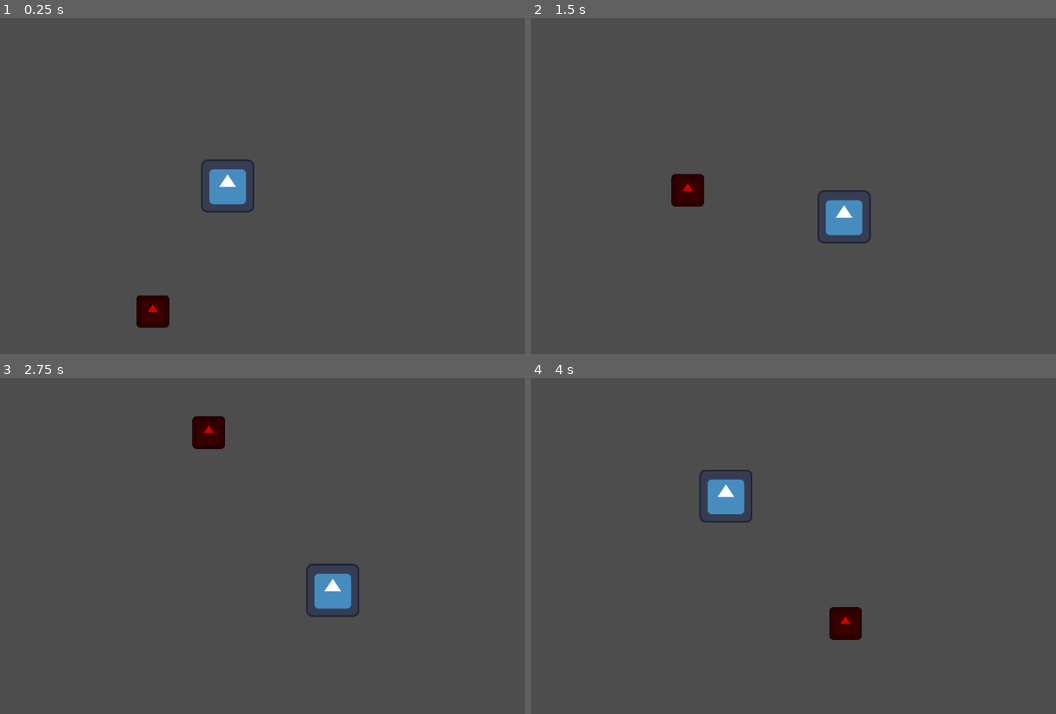
Above: before the commit, frames 1-4 (two rows, left to right).
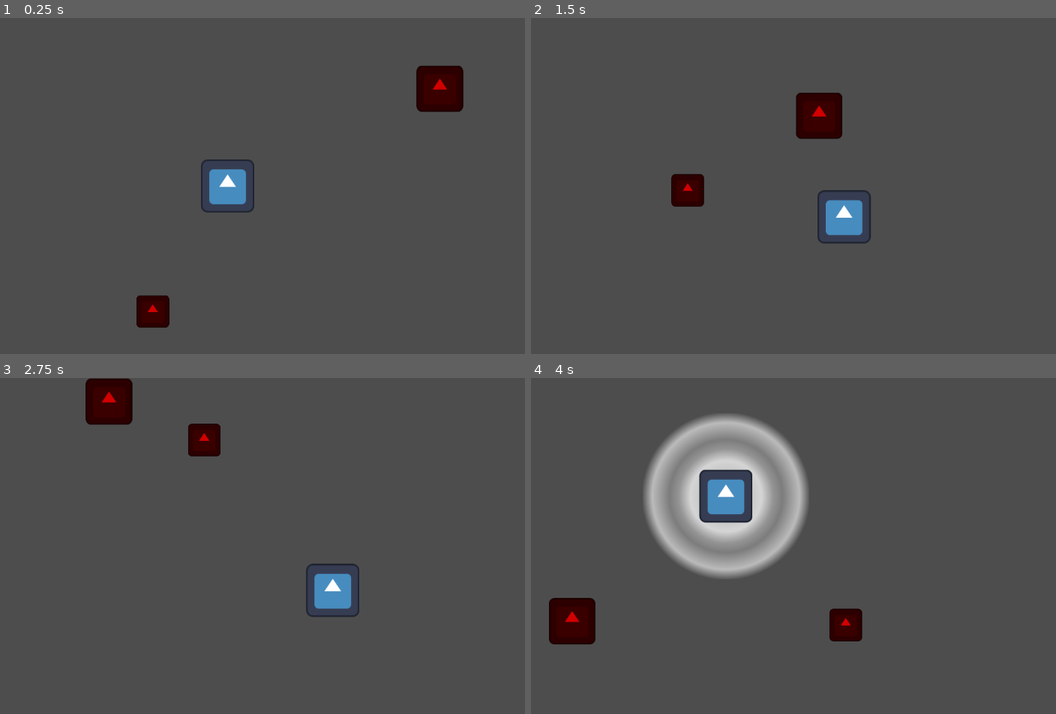
Above: after the commit, the same moments.

Repository: buysnoah/game-off-2025
Game: Godot game, scene res://scenes/main.tscn
Same seed, same stepped clock (60 frames per second), same inputs: the game is played once before the commit and once after it. The engine's default icon, where the game draws it, is replaced by a stand-in: a white triangle on a blue panel in a dark square.
Inputs:
- Up to frame 1 (0.25 s): no input
- Up to frame 2 (1.5 s): hold D (move_right) 0.53-1.28 s; hold S (move_down) from 1.28 s (still down)
- Up to frame 3 (2.75 s): release S (move_down) at 2.03 s; hold D (move_right) from 2.03 s (still down)
- Up to frame 4 (4 s): release D (move_right) at 2.78 s; hold W (move_up) 2.78-3.53 s; hold A (move_left) from 3.53 s (still down)

The runs differ from the first frame. In frame 1, 1.2% of the frame differs, in the area x 79-89%, y 14-29%; in frame 2, 1.2%; in frame 3, 1.7%; in frame 4, 12%, in the area x 3-64%, y 10-80%.

Commit message:
Add clap attack and death signals

Diff:
--- /dev/null
+++ b/scenes/clap_attack.tscn
@@ -0,0 +1,39 @@
+[gd_scene load_steps=5 format=3 uid="uid://c1lc1rf4v3yn6"]
+
+[ext_resource type="Script" uid="uid://bwvevojjxub4s" path="res://scripts/clap_attack.gd" id="1_3v0jj"]
+
+[sub_resource type="CircleShape2D" id="CircleShape2D_3v0jj"]
+radius = 200.0
+
+[sub_resource type="Gradient" id="Gradient_3v0jj"]
+offsets = PackedFloat32Array(0, 1e-05, 0.17682926, 0.30487806, 0.40243903, 0.4817073, 0.6280488, 0.7195122)
+colors = PackedColorArray(1, 1, 1, 1, 1, 1, 1, 1, 1, 1, 1, 0.654902, 1, 1, 1, 0.76862746, 1, 1, 1, 0.40784314, 1, 1, 1, 0.27058825, 1, 1, 1, 0.62352943, 1, 1, 1, 0)
+
+[sub_resource type="GradientTexture2D" id="GradientTexture2D_xut01"]
+gradient = SubResource("Gradient_3v0jj")
+width = 400
+height = 400
+fill = 1
+fill_from = Vector2(0.5, 0.5)
+fill_to = Vector2(1, 1)
+
+[node name="ClapAttack" type="Node2D"]
+z_index = -1
+script = ExtResource("1_3v0jj")
+
+[node name="Timer" type="Timer" parent="."]
+autostart = true
+
+[node name="Area2D" type="Area2D" parent="."]
+collision_layer = 0
+collision_mask = 2
+
+[node name="CollisionShape2D" type="CollisionShape2D" parent="Area2D"]
+shape = SubResource("CircleShape2D_3v0jj")
+debug_color = Color(0.6755801, 0.49191332, 0.3420816, 0.41960785)
+
+[node name="Sprite2D" type="Sprite2D" parent="."]
+visible = false
+texture = SubResource("GradientTexture2D_xut01")
+
+[connection signal="timeout" from="Timer" to="." method="_on_timer_timeout"]
--- a/scenes/enemy.tscn
+++ b/scenes/enemy.tscn
@@ -1,7 +1,7 @@
 [gd_scene load_steps=5 format=3 uid="uid://djpoox2uewv4j"]
 
 [ext_resource type="Texture2D" uid="uid://cmyyciyif42af" path="res://icon.svg" id="1_7k104"]
-[ext_resource type="Script" uid="uid://blglbcyetgkvb" path="res://scenes/enemy.gd" id="1_md0e3"]
+[ext_resource type="Script" uid="uid://blglbcyetgkvb" path="res://scripts/enemy.gd" id="1_md0e3"]
 
 [sub_resource type="CircleShape2D" id="CircleShape2D_4gyqm"]
 radius = 42.0
--- a/scenes/main.tscn
+++ b/scenes/main.tscn
@@ -1,13 +1,29 @@
-[gd_scene load_steps=3 format=3 uid="uid://12pq3vl503f4"]
+[gd_scene load_steps=4 format=3 uid="uid://12pq3vl503f4"]
 
 [ext_resource type="PackedScene" uid="uid://blppn7t57n4vd" path="res://scenes/player.tscn" id="1_o5qli"]
+[ext_resource type="Script" uid="uid://ddvenhbhco2fi" path="res://scripts/main.gd" id="1_sugp2"]
 [ext_resource type="PackedScene" uid="uid://djpoox2uewv4j" path="res://scenes/enemy.tscn" id="2_0wfyh"]
 
-[node name="Main" type="Node"]
+[node name="Main" type="Node" node_paths=PackedStringArray("camera")]
+script = ExtResource("1_sugp2")
+camera = NodePath("Camera2D")
 
 [node name="Player" parent="." instance=ExtResource("1_o5qli")]
 
-[node name="Camera2D" type="Camera2D" parent="Player"]
+[node name="Enemy2" parent="." node_paths=PackedStringArray("TARGET") instance=ExtResource("2_0wfyh")]
+position = Vector2(-151.00005, 254)
+scale = Vector2(0.7, 0.7)
+TARGET = NodePath("../Player")
+
+[node name="Enemy" parent="." node_paths=PackedStringArray("TARGET") instance=ExtResource("2_0wfyh")]
+position = Vector2(411.00006, -189.00002)
+TARGET = NodePath("../Player")
+SPEED = 1000.0
+MOVEMENT_RIGIDITY = 0.1
+MOVEMENT_FLOAT = 4
+
+[node name="Camera2D" type="Camera2D" parent="."]
+scale = Vector2(0.7999999, 0.7999999)
 position_smoothing_enabled = true
 drag_horizontal_enabled = true
 drag_vertical_enabled = true
@@ -16,7 +32,4 @@
 editor_draw_limits = true
 editor_draw_drag_margin = true
 
-[node name="Enemy2" parent="." node_paths=PackedStringArray("TARGET") instance=ExtResource("2_0wfyh")]
-position = Vector2(-151.00005, 254)
-scale = Vector2(0.7, 0.7)
-TARGET = NodePath("../Player")
+[connection signal="died" from="Player" to="." method="_on_player_died"]
--- a/scenes/player.tscn
+++ b/scenes/player.tscn
@@ -1,14 +1,13 @@
 [gd_scene load_steps=6 format=3 uid="uid://blppn7t57n4vd"]
 
-[ext_resource type="Script" uid="uid://b61tjj5wubbgo" path="res://scenes/player.gd" id="1_onrkg"]
+[ext_resource type="Script" uid="uid://b61tjj5wubbgo" path="res://scripts/player.gd" id="1_onrkg"]
 [ext_resource type="Texture2D" uid="uid://cmyyciyif42af" path="res://icon.svg" id="2_i3pqv"]
+[ext_resource type="PackedScene" uid="uid://c1lc1rf4v3yn6" path="res://scenes/clap_attack.tscn" id="3_qhqgy"]
 
 [sub_resource type="CircleShape2D" id="CircleShape2D_hqtel"]
 radius = 64.0
 
 [sub_resource type="CanvasItemMaterial" id="CanvasItemMaterial_sweqy"]
-
-[sub_resource type="RectangleShape2D" id="RectangleShape2D_g2els"]
 
 [node name="Player" type="CharacterBody2D"]
 scale = Vector2(0.8, 0.8)
@@ -22,10 +21,6 @@
 material = SubResource("CanvasItemMaterial_sweqy")
 texture = ExtResource("2_i3pqv")
 
-[node name="Hitbox" type="Area2D" parent="."]
-collision_mask = 2
+[node name="ClapAttack" parent="." instance=ExtResource("3_qhqgy")]
 
-[node name="CollisionShape2D" type="CollisionShape2D" parent="Hitbox"]
-scale = Vector2(0.99999994, 0.99999994)
-shape = SubResource("RectangleShape2D_g2els")
-debug_color = Color(0.10258619, 0.6323629, 0.41770718, 0.41960785)
+[connection signal="hit" from="ClapAttack" to="." method="_on_clap_attack_hit"]
--- /dev/null
+++ b/scripts/clap_attack.gd
@@ -0,0 +1,23 @@
+extends Node2D
+
+signal hit(body: PhysicsBody2D)
+
+@export var CLAP_SPEED: float = 1
+@export var RADIUS = 200
+
+func _ready() -> void:
+	$Timer.wait_time = 1 / CLAP_SPEED
+	var circle = $Area2D/CollisionShape2D.shape as CircleShape2D
+	circle.radius = RADIUS
+
+func _process(_delta: float) -> void:
+	pass
+
+func _on_timer_timeout() -> void:
+	$Sprite2D.visible = true
+
+	for body in $Area2D.get_overlapping_bodies():
+		hit.emit(body)
+
+	await get_tree().create_timer(0.2).timeout
+	$Sprite2D.visible = false
--- /dev/null
+++ b/scripts/enemy.gd
@@ -0,0 +1,48 @@
+extends CharacterBody2D
+
+@export var TARGET: Node2D
+
+@export var MIN_DISTANCE = 100
+
+@export var ATTACK_TIME: float = 1
+
+@export var SPEED = 500.0
+@export var HEALTH = 3
+
+@export var MOVEMENT_RIGIDITY = 0.9
+@export var MOVEMENT_FLOAT = 2
+
+func die():
+	print("Wahahhhhhh! I died.")
+	queue_free()
+
+func _ready() -> void:
+	$AttackTimer.wait_time = ATTACK_TIME
+
+func _physics_process(delta: float) -> void:
+	var direction
+
+	if TARGET:
+		direction = TARGET.position - position
+	else:
+		direction = velocity
+
+	var desiredVelocity = direction.normalized() * SPEED
+
+	if direction.length() > MIN_DISTANCE:
+		var weight = delta * MOVEMENT_RIGIDITY
+		velocity = velocity.lerp(desiredVelocity, weight)
+	else:
+		var deceleration = SPEED * delta * ( 1 / max(MOVEMENT_FLOAT, 0.01) )
+		velocity = velocity.move_toward(Vector2.ZERO, deceleration)
+
+	move_and_slide()
+
+func _on_hurtbox_body_entered(body: Node2D) -> void:
+	if "HEALTH" in body and body.has_method("die"):
+		while body in $Hurtbox.get_overlapping_bodies():
+			body.HEALTH -= 1
+			if body.HEALTH <= 0:
+				body.die(self)
+			$AttackTimer.start()
+			await $AttackTimer.timeout
--- /dev/null
+++ b/scripts/main.gd
@@ -0,0 +1,13 @@
+extends Node
+
+@export var camera: Camera2D
+
+func _ready() -> void:
+	camera.reparent($Player)
+
+func _process(_delta: float) -> void:
+	pass
+
+func _on_player_died(killer) -> void:
+	camera.reparent(killer)
+	$Player.queue_free()
--- /dev/null
+++ b/scripts/player.gd
@@ -0,0 +1,33 @@
+extends CharacterBody2D
+
+signal died
+
+@export var SPEED = 500.0
+@export var HEALTH = 4
+
+@export var MOVE_RIGIDITY = 9
+@export var MOVE_FLOAT = 0.2
+
+func die(killer):
+	print("Player dided to " + killer.name)
+	died.emit(killer)
+
+func _physics_process(delta: float) -> void:
+	var direction = Input.get_vector("move_left", "move_right", "move_up", "move_down")
+
+	var desiredVelocity = direction * SPEED
+
+	if direction:
+		var weight = delta * MOVE_RIGIDITY
+		velocity = velocity.lerp(desiredVelocity, weight)
+	else:
+		var deceleration = SPEED * delta * ( 1 / max(MOVE_FLOAT, 0.01) )
+		velocity = velocity.move_toward(Vector2.ZERO, deceleration)
+
+	move_and_slide()
+
+func _on_clap_attack_hit(body) -> void:
+	if "HEALTH" in body and body.has_method("die"):
+		body.HEALTH -= 1
+		if body.HEALTH <= 0:
+			body.die()
Not shown, added: scripts/clap_attack.gd.uid
Not shown, added: scripts/enemy.gd.uid
Not shown, added: scripts/main.gd.uid
Not shown, added: scripts/player.gd.uid
